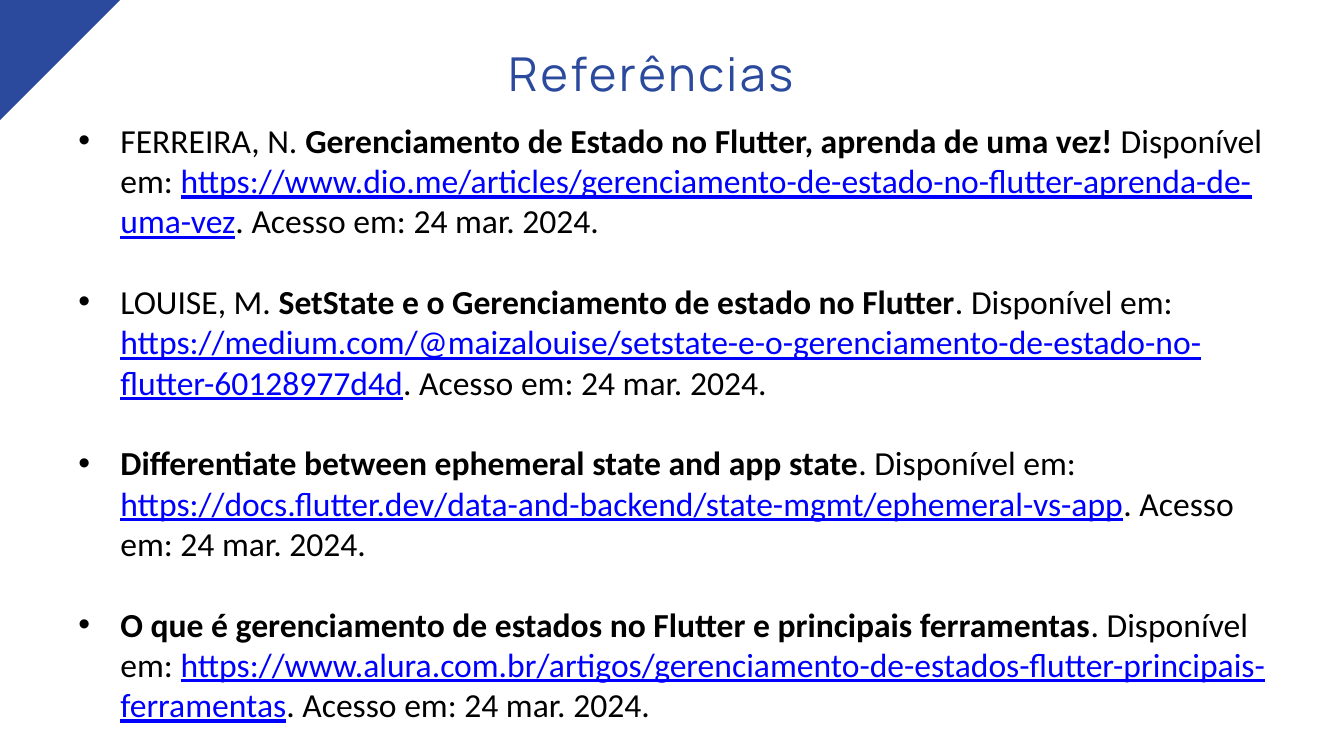
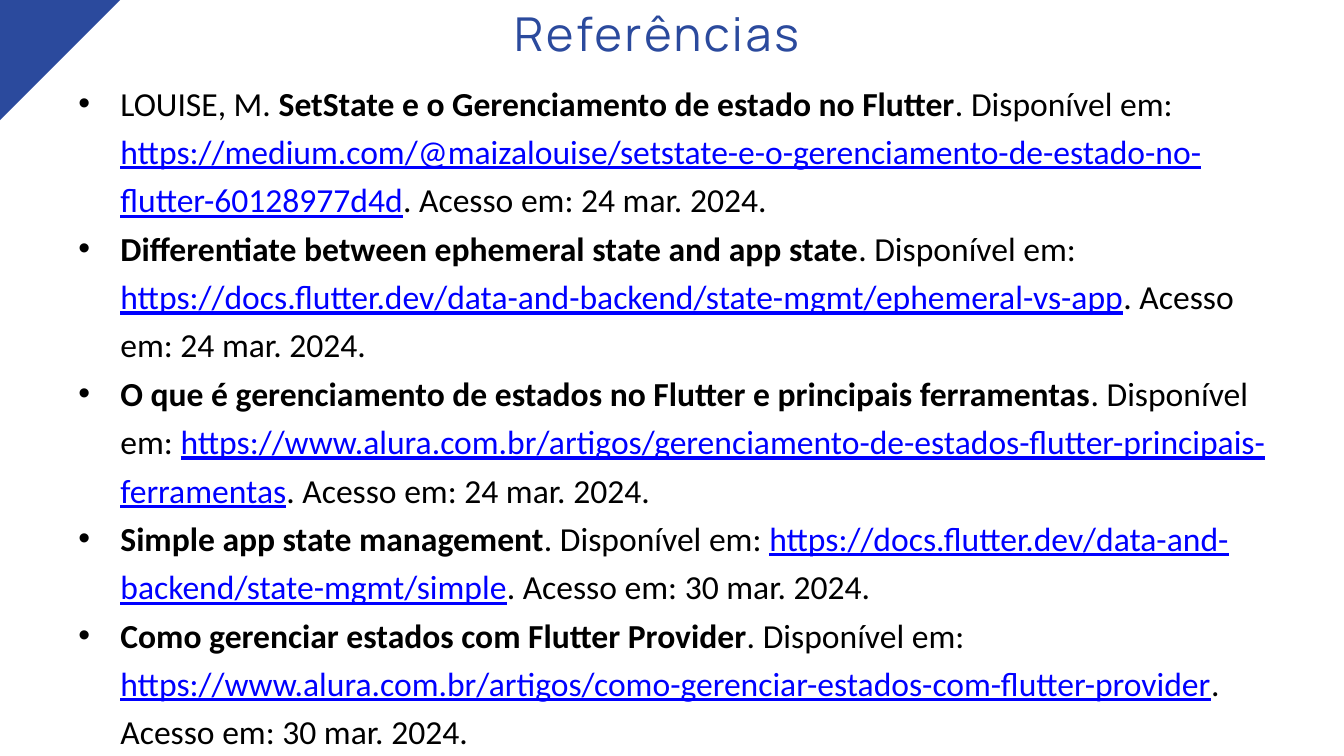
Before and after one commit to marcosdosea/TreinamentoFlutter, a slide deck: slide 22 of Aula11-Manipulação de Estados/Aula11-Manipulação de Estados.pptx (slide 12 before the commit). Drawn at 1344x756 pixels with LibreOffice and Linux fonts; fonts in the diff are those of the drawing. Boxes give left, top, right and bottom in pixels: in the first picture for what was removed or moved away, otherwise in the second. Text is boxed around its words. In the diff, an @@ line names an element or a change of style, - is before the commit and + after.

Commit message:
Atualização da aula sobre manipulação de estados. Issue #17

```diff
--- a/Aula11-Manipulação de Estados/Aula11-Manipulação de Estados.pptx
+++ b/Aula11-Manipulação de Estados/Aula11-Manipulação de Estados.pptx
@@ text "Referências": place and size @@
-text "Referências" at box(508, 55, 793, 92)
+text "Referências" at box(514, 15, 799, 52)
@@ text "LOUISE, M. SetState e o ...": place and size @@
-text "LOUISE, M. SetState e o ..." at box(120, 129, 1265, 723)
+text "LOUISE, M. SetState e o ..." at box(120, 92, 1265, 745)
@@ text at box(120, 92, 1265, 508): line spacing 1 to 1.2 @@
@@ text at box(120, 129, 1262, 239): paragraph removed @@
-• FERREIRA, N. Gerenciamento de Estado no Flutter, aprenda de uma vez! Disponível em: https://www.dio.me/articles/gerenciamento-de-estado-no-flutter-aprenda-de-uma-vez. Acesso em: 24 mar. 2024.
@@ text at box(120, 527, 1228, 745): paragraphs added @@
+• Simple app state management. Disponível em: https://docs.flutter.dev/data-and-backend/state-mgmt/simple. Acesso em: 30 mar. 2024.
+• Como gerenciar estados com Flutter Provider. Disponível em: https://www.alura.com.br/artigos/como-gerenciar-estados-com-flutter-provider. Acesso em: 30 mar. 2024.
```
Also in this commit, not shown: 8 other slides changed, 10 slides added, 1 other file.
